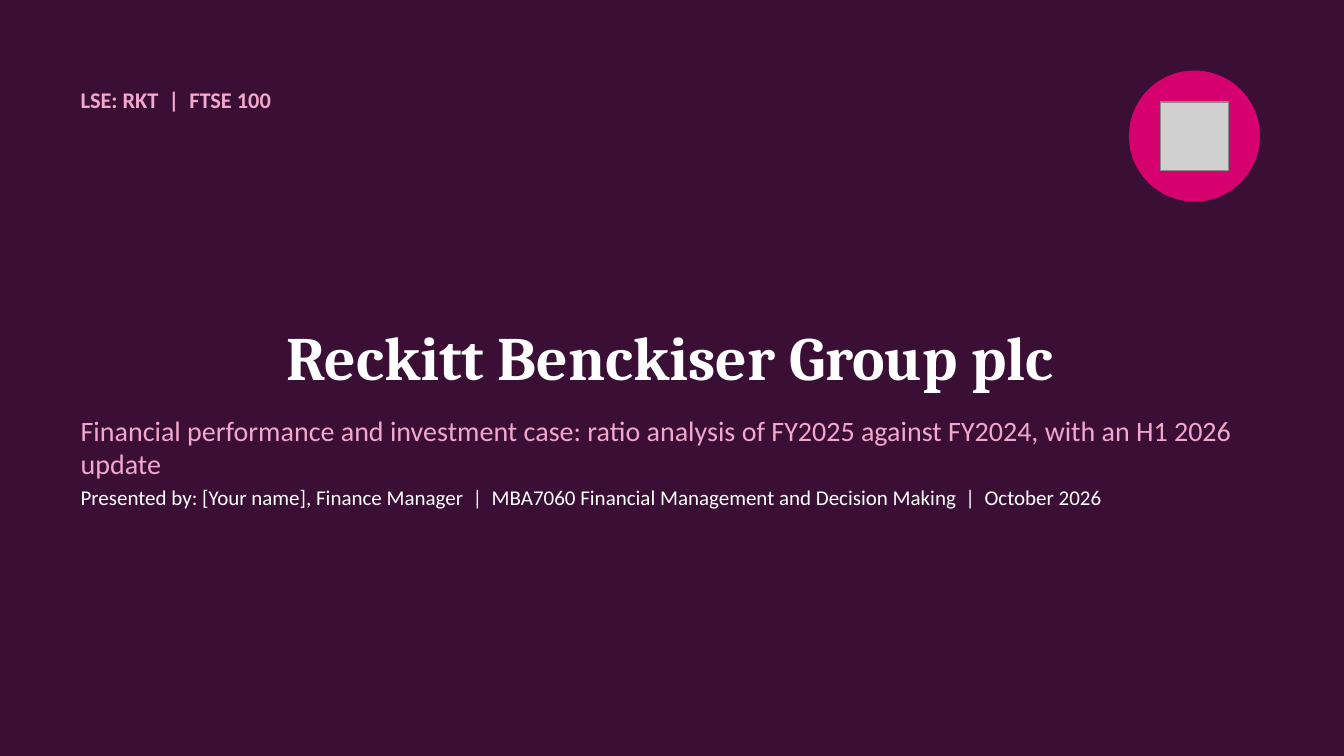
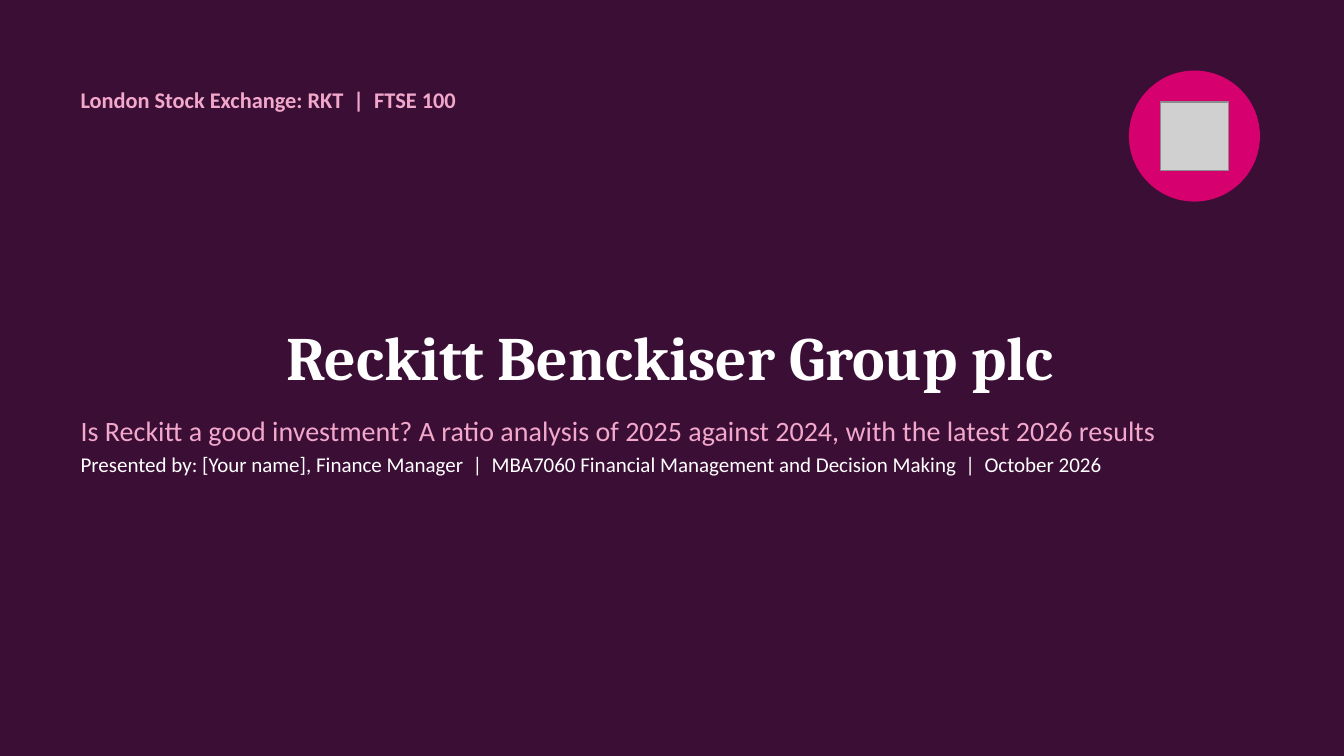
Before and after one commit to Siddharth2131/claude-resposit, a slide deck: slide 1 of Reckitt_MBA7060_Financial_Analysis_Presentation.pptx. Drawn at 1344x756 pixels with LibreOffice and Linux fonts; fonts in the diff are those of the drawing; grey boxes stand for pictures. Boxes give left, top, right and bottom in pixels: in the first picture for what was removed or moved away, otherwise in the second. Text is boxed around its words. In the diff, an @@ line names an element or a change of style, - is before the commit and + after.

```diff
--- a/Reckitt_MBA7060_Financial_Analysis_Presentation.pptx
+++ b/Reckitt_MBA7060_Financial_Analysis_Presentation.pptx
@@ text at (81, 92, 456, 112): text changed @@
-LSE: RKT | FTSE 100
+London Stock Exchange: RKT | FTSE 100
@@ text at (81, 421, 1155, 446): text changed @@
-Financial performance and investment case: ratio analysis of FY2025 against FY2024, with an H1 2026 update
+Is Reckitt a good investment? A ratio analysis of 2025 against 2024, with the latest 2026 results
```
Also in this commit, not shown: 12 other slides changed, 3 slides added, 3 slides removed, 1 other file.
